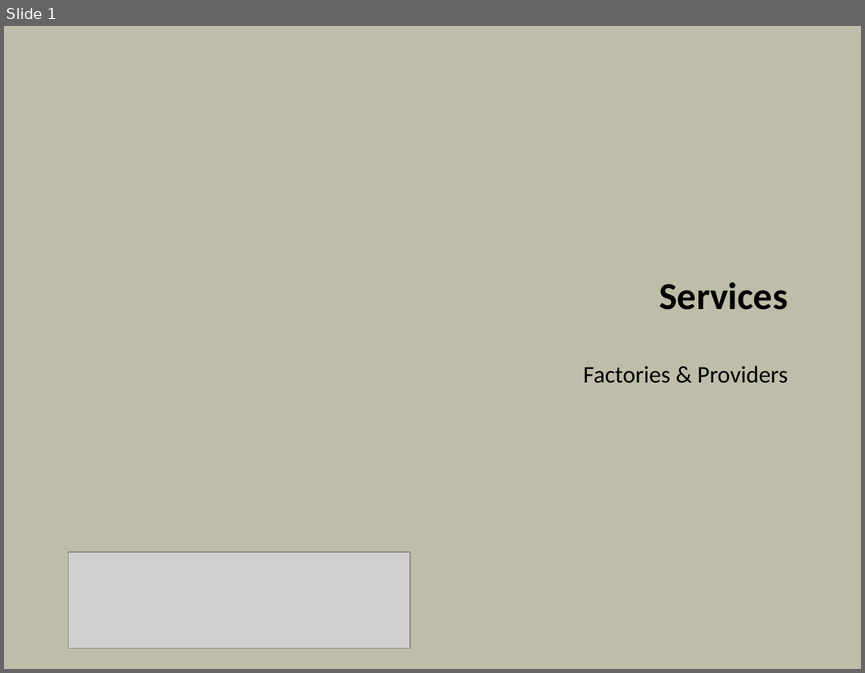
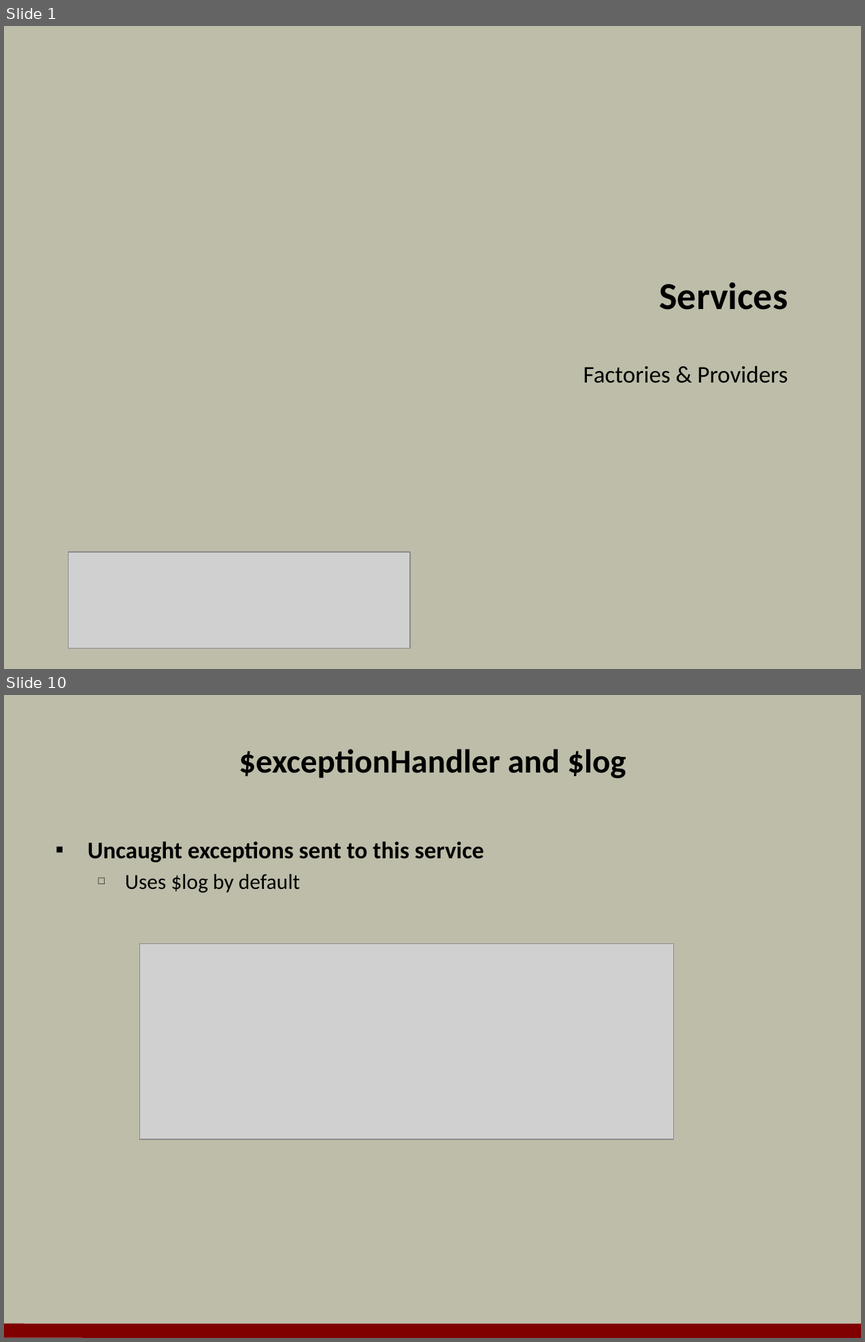
Before and after one commit to OdeToCode/classes, a slide deck: angularjs/slides/04_Services.pptx. Shown one above the other, each under a label of ours: slide 1 before the commit, slides 1 and 10 after it; the slides between them are not shown. The pictures are 865x673 and 865x1342 pixels, drawn with LibreOffice and Linux fonts; fonts in the diff are those of the drawing; grey boxes stand for pictures; background and template pictures are left out. Boxes give left, top, right and bottom in pixels: in the first picture for what was removed or moved away, otherwise in the second. Text is boxed around its words. In the diff, an @@ line names an element or a change of style, - is before the commit and + after.

```diff
--- a/angularjs/slides/04_Services.pptx
+++ b/angularjs/slides/04_Services.pptx
@@ slide 10 added at [4,695,861,1338], background #BDBDA9 @@
@@ title added at [239,749,626,779], 28 pt, text #000000, bold @@
+$exceptionHandler and $log
@@ text added at [88,841,484,893], 20 pt, text #000000, bold @@
+▪ Uncaught exceptions sent to this service
+  □ Uses $log by default
@@ picture added at [139,943,673,1139] @@
@@ line added from (4, 1330) to (861, 1331), #800000 12 pt @@
```
Also in this commit, not shown: 15 slides changed, 4 other slides added, 7 slides removed, 36 other files.
